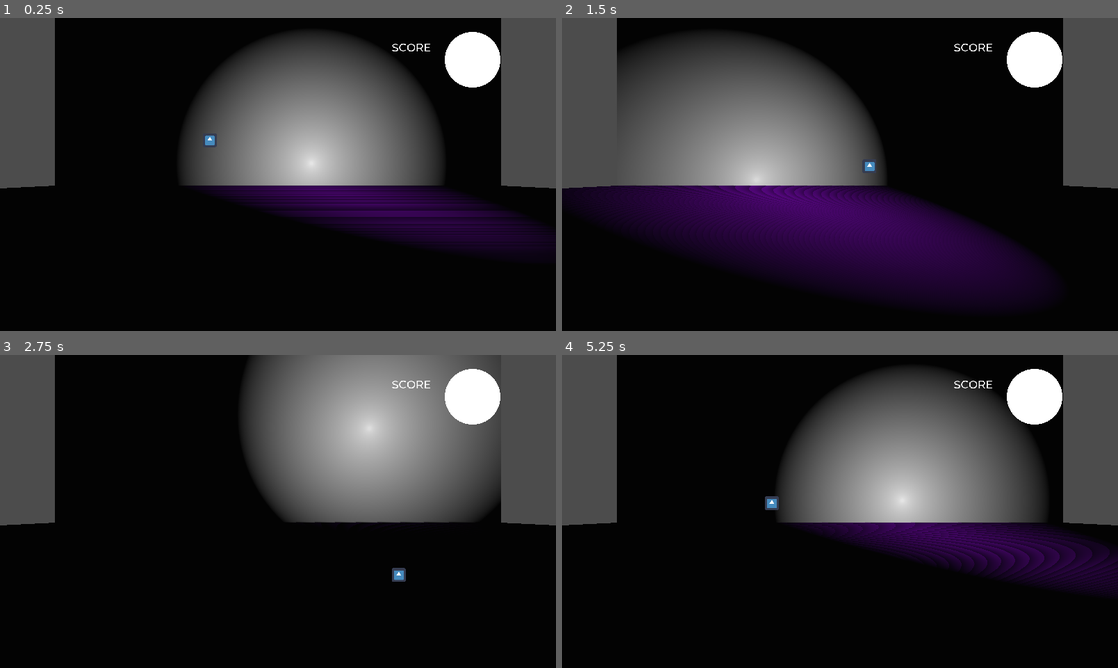
Above: before the commit, frames 1-4 (two rows, left to right).
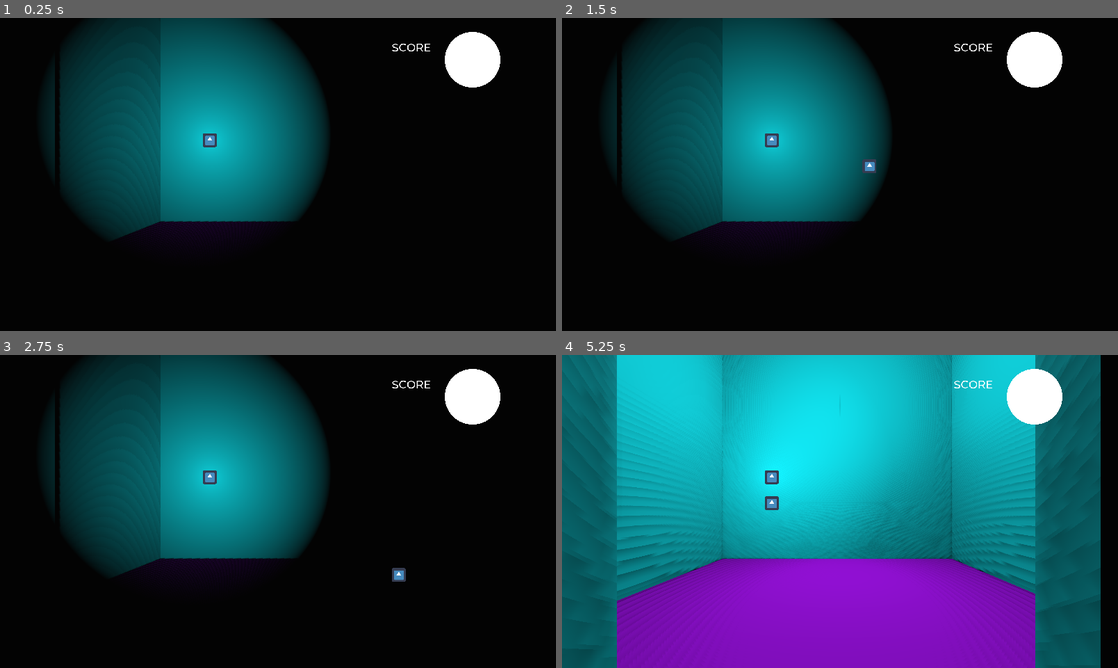
Above: after the commit, the same moments.

Repository: kjgilchrist/monsters-hate-ketchup
Game: Godot game, scene res://scenes/World.tscn
The game is run twice, just before and just after one commit, with the same random seed, the same clock (stepped at 60 frames per second) and the same inputs. The engine's default icon, where the game draws it, is replaced by a stand-in: a white triangle on a blue panel in a dark square.
Inputs (mouse positions are in pixels of both pictures, inside the frame that each line leads up to):
- Up to frame 1 (0.25 s): no input
- Up to frame 2 (1.5 s): tap Enter at 0.5 s; move the mouse to (962, 158) at 0.52 s; hold Right (ui_right) 0.53-1.28 s; hold L (test_toggle, bound only after the commit) 0.53-1.28 s; tap 1 at 0.8, 1.35 s; move the mouse to (728, 190) at 1.27 s; hold Down (ui_down) from 1.28 s (still down)
- Up to frame 3 (2.75 s): tap 2 at 1.55, 2.1 s; move the mouse to (333, 442) at 2.02 s; release Down (ui_down) at 2.03 s; hold Right (ui_right) from 2.03 s (still down); tap 3 at 2.3 s
- Up to frame 4 (5.25 s): move the mouse to (812, 574) at 2.77 s; release Right (ui_right) at 2.78 s; hold Up (ui_up) 2.78-3.53 s; tap 3 at 2.85 s; tap 4 at 3.05, 3.6 s; move the mouse to (1006, 558) at 3.52 s; hold Left (ui_left) 3.53-5.03 s; tap 5 at 3.8, 4.35 s; move the mouse to (673, 464) at 4.27 s; tap 6 at 4.55, 5.1 s; move the mouse to (867, 511) at 5.02 s; hold Down (ui_down) from 5.03 s (still down); hold L (test_toggle, bound only after the commit) from 5.03 s (still down)

The runs differ from the first frame. In frame 1, 55% of the frame differs, in the area x 0-100%, y 0-76%; in frame 2, 54%; in frame 3, 56%; in frame 4, 97%, in the area x 0-100%, y 0-100%.

Commit message:
Room instances, lights, action

Diff:
--- /dev/null
+++ b/MonstersHateKetchup/instances/room.tscn
@@ -0,0 +1,49 @@
+[gd_scene load_steps=6 format=2]
+
+[ext_resource path="res://scripts/RoomLight.gd" type="Script" id=1]
+[ext_resource path="res://instances/wall.tscn" type="PackedScene" id=3]
+
+[sub_resource type="SpatialMaterial" id=2]
+albedo_color = Color( 0.686275, 0, 1, 1 )
+
+[sub_resource type="PlaneMesh" id=3]
+
+[sub_resource type="BoxShape" id=4]
+extents = Vector3( 1, 0.0581309, 1 )
+
+[node name="Room" type="Spatial"]
+script = ExtResource( 1 )
+
+[node name="Floor" type="StaticBody" parent="."]
+
+[node name="MeshInstance" type="MeshInstance" parent="Floor"]
+transform = Transform( 8.5, 0, 0, 0, 1, 0, 0, 0, 10.5, 8.5, 0, 10.5 )
+material_override = SubResource( 2 )
+mesh = SubResource( 3 )
+
+[node name="CollisionShape" type="CollisionShape" parent="Floor"]
+transform = Transform( 20, 0, 0, 0, 1, 0, 0, 0, 20, 0, 0, 0 )
+shape = SubResource( 4 )
+
+[node name="Wall" parent="." instance=ExtResource( 3 )]
+transform = Transform( 0.4, 0, 0, 0, 1, 0, 0, 0, 1, 8, 0, 0.5 )
+
+[node name="Wall2" parent="." instance=ExtResource( 3 )]
+transform = Transform( -2.33856e-08, 0, 1, 0, 1, 0, -0.535, 0, -4.37114e-08, 16.5, 0, 10.8 )
+
+[node name="Wall3" parent="." instance=ExtResource( 3 )]
+transform = Transform( 0.4, 0, 0, 0, 1, 0, 0, 0, 1, 8, 0, 21 )
+
+[node name="Wall4" parent="." instance=ExtResource( 3 )]
+transform = Transform( -6.55671e-09, 0, 1, 0, 1, 0, -0.15, 0, -4.37114e-08, 0.5, 0, 4 )
+
+[node name="Wall5" parent="." instance=ExtResource( 3 )]
+transform = Transform( -6.55671e-09, 0, 1, 0, 1, 0, -0.15, 0, -4.37114e-08, 0.5, 0, 17.5 )
+
+[node name="OmniLight" type="OmniLight" parent="."]
+transform = Transform( 1, 0, 0, 0, 1, 0, 0, 0, 1, 8, 13, 11 )
+shadow_enabled = true
+omni_range = 30.0
+
+[node name="Camera" type="Camera" parent="."]
+transform = Transform( -4.37114e-08, 0, -1, 0, 1, 0, 1, 0, -4.37114e-08, -3, 3, 11 )
--- /dev/null
+++ b/MonstersHateKetchup/instances/wall.tscn
@@ -0,0 +1,20 @@
+[gd_scene load_steps=4 format=2]
+
+[sub_resource type="SpatialMaterial" id=7]
+albedo_color = Color( 0, 0.94902, 1, 1 )
+
+[sub_resource type="CubeMesh" id=5]
+
+[sub_resource type="BoxShape" id=6]
+
+[node name="Wall" type="StaticBody"]
+collision_mask = 0
+
+[node name="MeshInstance" type="MeshInstance" parent="."]
+transform = Transform( 20, 0, 0, 0, 10, 0, 0, 0, 0.5, 0, 10, 0 )
+material_override = SubResource( 7 )
+mesh = SubResource( 5 )
+
+[node name="CollisionShape" type="CollisionShape" parent="."]
+transform = Transform( 20, 0, 0, 0, 10, 0, 0, 0, 0.5, 0, 10, 0 )
+shape = SubResource( 6 )
--- a/MonstersHateKetchup/project.godot
+++ b/MonstersHateKetchup/project.godot
@@ -29,6 +29,61 @@
 "events": [ Object(InputEventMouseButton,"resource_local_to_scene":false,"resource_name":"","device":0,"alt":false,"shi …(212 unchanged characters)…
  ]
 }
+ketchup_move_right={
+"deadzone": 0.5,
+"events": [ Object(InputEventKey,"resource_local_to_scene":false,"resource_name":"","device":0,"alt":false,"shift":false,"control":false,"meta":false,"command":false,"pressed":false,"scancode":16777233,"physical_scancode":0,"unicode":0,"echo":false,"script":null)
+ ]
+}
+ketchup_move_left={
+"deadzone": 0.5,
+"events": [ Object(InputEventKey,"resource_local_to_scene":false,"resource_name":"","device":0,"alt":false,"shift":false,"control":false,"meta":false,"command":false,"pressed":false,"scancode":16777231,"physical_scancode":0,"unicode":0,"echo":false,"script":null)
+ ]
+}
+ketchup_move_up={
+"deadzone": 0.5,
+"events": [ Object(InputEventKey,"resource_local_to_scene":false,"resource_name":"","device":0,"alt":false,"shift":false,"control":false,"meta":false,"command":false,"pressed":false,"scancode":16777232,"physical_scancode":0,"unicode":0,"echo":false,"script":null)
+ ]
+}
+ketchup_move_down={
+"deadzone": 0.5,
+"events": [ Object(InputEventKey,"resource_local_to_scene":false,"resource_name":"","device":0,"alt":false,"shift":false,"control":false,"meta":false,"command":false,"pressed":false,"scancode":16777234,"physical_scancode":0,"unicode":0,"echo":false,"script":null)
+ ]
+}
+toast_move_right={
+"deadzone": 0.5,
+"events": [ Object(InputEventKey,"resource_local_to_scene":false,"resource_name":"","device":0,"alt":false,"shift":false,"control":false,"meta":false,"command":false,"pressed":false,"scancode":68,"physical_scancode":0,"unicode":0,"echo":false,"script":null)
+ ]
+}
+toast_move_left={
+"deadzone": 0.5,
+"events": [ Object(InputEventKey,"resource_local_to_scene":false,"resource_name":"","device":0,"alt":false,"shift":false,"control":false,"meta":false,"command":false,"pressed":false,"scancode":65,"physical_scancode":0,"unicode":0,"echo":false,"script":null)
+ ]
+}
+toast_move_up={
+"deadzone": 0.5,
+"events": [ Object(InputEventKey,"resource_local_to_scene":false,"resource_name":"","device":0,"alt":false,"shift":false,"control":false,"meta":false,"command":false,"pressed":false,"scancode":87,"physical_scancode":0,"unicode":0,"echo":false,"script":null)
+ ]
+}
+toast_move_down={
+"deadzone": 0.5,
+"events": [ Object(InputEventKey,"resource_local_to_scene":false,"resource_name":"","device":0,"alt":false,"shift":false,"control":false,"meta":false,"command":false,"pressed":false,"scancode":83,"physical_scancode":0,"unicode":0,"echo":false,"script":null)
+ ]
+}
+ketchup_action={
+"deadzone": 0.5,
+"events": [ Object(InputEventKey,"resource_local_to_scene":false,"resource_name":"","device":0,"alt":false,"shift":false,"control":false,"meta":false,"command":false,"pressed":false,"scancode":16777221,"physical_scancode":0,"unicode":0,"echo":false,"script":null)
+ ]
+}
+toast_action={
+"deadzone": 0.5,
+"events": [ Object(InputEventKey,"resource_local_to_scene":false,"resource_name":"","device":0,"alt":false,"shift":false,"control":false,"meta":false,"command":false,"pressed":false,"scancode":32,"physical_scancode":0,"unicode":0,"echo":false,"script":null)
+ ]
+}
+test_toggle={
+"deadzone": 0.5,
+"events": [ Object(InputEventKey,"resource_local_to_scene":false,"resource_name":"","device":0,"alt":false,"shift":false,"control":false,"meta":false,"command":false,"pressed":false,"scancode":76,"physical_scancode":0,"unicode":0,"echo":false,"script":null)
+ ]
+}
 
 [layer_names]
 
--- a/MonstersHateKetchup/scenes/HUD.tscn
+++ b/MonstersHateKetchup/scenes/HUD.tscn
@@ -1,8 +1,9 @@
-[gd_scene load_steps=9 format=2]
+[gd_scene load_steps=10 format=2]
 
 [ext_resource path="res://fonts/Montserrat-Medium.ttf" type="DynamicFontData" id=1]
-[ext_resource path="res://scenes/Player.tscn" type="PackedScene" id=2]
+[ext_resource path="res://scenes/Ketchup.tscn" type="PackedScene" id=2]
 [ext_resource path="res://scripts/Portal.gd" type="Script" id=3]
+[ext_resource path="res://scenes/Toaster.tscn" type="PackedScene" id=4]
 
 [sub_resource type="RectangleShape2D" id=1]
 extents = Vector2( 48, 360 )
@@ -66,5 +67,8 @@
 align = 2
 valign = 1
 
-[node name="Player" parent="." instance=ExtResource( 2 )]
+[node name="Ketchup" parent="." instance=ExtResource( 2 )]
 collision_mask = 8
+move_down = "ketchup_move_down"
+
+[node name="Toaster" parent="." instance=ExtResource( 4 )]
--- /dev/null
+++ b/MonstersHateKetchup/scenes/Ketchup.tscn
@@ -0,0 +1,27 @@
+[gd_scene load_steps=4 format=2]
+
+[ext_resource path="res://assets/2D/icon.png" type="Texture" id=1]
+[ext_resource path="res://scripts/Player.gd" type="Script" id=2]
+
+[sub_resource type="CircleShape2D" id=1]
+radius = 18.0
+
+[node name="Player" type="KinematicBody2D"]
+position = Vector2( 483, 281 )
+collision_layer = 2
+collision_mask = 4
+script = ExtResource( 2 )
+__meta__ = {
+"_edit_group_": true
+}
+move_right = "ketchup_move_right"
+move_left = "ketchup_move_left"
+move_up = "ketchup_move_up"
+move_down = null
+
+[node name="Sprite" type="Sprite" parent="."]
+scale = Vector2( 0.5, 0.5 )
+texture = ExtResource( 1 )
+
+[node name="CollisionShape2D" type="CollisionShape2D" parent="."]
+shape = SubResource( 1 )
--- a/MonstersHateKetchup/scenes/Player.tscn
+++ b/MonstersHateKetchup/scenes/Toaster.tscn
@@ -14,6 +14,10 @@
 __meta__ = {
 "_edit_group_": true
 }
+move_right = "toast_move_right"
+move_left = "toast_move_left"
+move_up = "toast_move_up"
+move_down = "toast_move_down"
 
 [node name="Sprite" type="Sprite" parent="."]
 scale = Vector2( 0.5, 0.5 )
--- a/MonstersHateKetchup/scenes/World.tscn
+++ b/MonstersHateKetchup/scenes/World.tscn
@@ -2,6 +2,7 @@
 
 [ext_resource path="res://scenes/HUD.tscn" type="PackedScene" id=1]
 [ext_resource path="res://scripts/World.gd" type="Script" id=2]
+[ext_resource path="res://instances/room.tscn" type="PackedScene" id=3]
 
 [sub_resource type="Environment" id=1]
 
@@ -13,11 +14,9 @@
 [sub_resource type="BoxShape" id=4]
 extents = Vector3( 1, 0.0581309, 1 )
 
-[sub_resource type="CubeMesh" id=5]
+[sub_resource type="PrismMesh" id=5]
 
-[sub_resource type="BoxShape" id=6]
-
-[node name="Spatial" type="Spatial"]
+[node name="World" type="Spatial"]
 script = ExtResource( 2 )
 
 [node name="WorldEnvironment" type="WorldEnvironment" parent="."]
@@ -25,12 +24,22 @@
 
 [node name="HUD" parent="." instance=ExtResource( 1 )]
 
-[node name="CameraNode" type="Spatial" parent="."]
+[node name="PlayerNode" type="Spatial" parent="."]
+transform = Transform( -4.37114e-08, 0, -1, 0, 1, 0, 1, 0, -4.37114e-08, 1, 2, 0 )
 
-[node name="Camera" type="Camera" parent="CameraNode"]
+[node name="Camera" type="Camera" parent="PlayerNode"]
 transform = Transform( 1, 0, 0, 0, 1, 0, 0, 0, 1, 0, 1, 0 )
 
+[node name="SpotLight" type="SpotLight" parent="PlayerNode"]
+transform = Transform( 1, 0, 0, 0, 1, 0, 0, 0, 1, 0, 1, 0 )
+shadow_enabled = true
+spot_range = 40.0
+spot_attenuation = 0.1
+spot_angle = 30.0
+spot_angle_attenuation = 0.2
+
 [node name="Floor" type="StaticBody" parent="."]
+transform = Transform( 0.25, 0, 0, 0, 1, 0, 0, 0, 1.08, -1, 0, 0 )
 
 [node name="MeshInstance" type="MeshInstance" parent="Floor"]
 transform = Transform( 20, 0, 0, 0, 1, 0, 0, 0, 20, 0, 0, 0 )
@@ -41,20 +50,24 @@
 transform = Transform( 20, 0, 0, 0, 1, 0, 0, 0, 20, 0, 0, 0 )
 shape = SubResource( 4 )
 
-[node name="SpotLight" type="SpotLight" parent="."]
-transform = Transform( 1, 0, 0, 0, 1, 0, 0, 0, 1, 3, 2, 1 )
-shadow_enabled = true
-spot_range = 40.0
-spot_attenuation = 0.1
-spot_angle = 30.0
-spot_angle_attenuation = 0.2
+[node name="Room1" parent="." instance=ExtResource( 3 )]
+transform = Transform( 1, 0, 0, 0, 1, 0, 0, 0, 1, 4, 0, -21.5 )
 
-[node name="Walls" type="StaticBody" parent="."]
+[node name="Room2" parent="." instance=ExtResource( 3 )]
+transform = Transform( 1, 0, 0, 0, 1, 0, 0, 0, 1, 4, 0, 0 )
 
-[node name="MeshInstance" type="MeshInstance" parent="Walls"]
-transform = Transform( 20, 0, 0, 0, 10, 0, 0, 0, 0.5, 0, 10, -20.5 )
+[node name="Room3" parent="." instance=ExtResource( 3 )]
+transform = Transform( -4.37114e-08, 0, -1, 0, 1, 0, 1, 0, -4.37114e-08, 10, 0, 21.5 )
+
+[node name="Room4" parent="." instance=ExtResource( 3 )]
+transform = Transform( -1, 0, -8.74228e-08, 0, 1, 0, 8.74228e-08, 0, -1, -6, 0, 21.5 )
+
+[node name="Room5" parent="." instance=ExtResource( 3 )]
+transform = Transform( -1, 0, -8.74228e-08, 0, 1, 0, 8.74228e-08, 0, -1, -6, 0, 0 )
+
+[node name="Room6" parent="." instance=ExtResource( 3 )]
+transform = Transform( -4.37114e-08, 0, 1, 0, 1, 0, -1, 0, -4.37114e-08, -12, 0, -21.5 )
+
+[node name="MeshInstance" type="MeshInstance" parent="."]
+transform = Transform( 0.5, 0, 0.866025, 0, 1, 0, -0.866025, 0, 0.5, 13, 1, 11 )
 mesh = SubResource( 5 )
-
-[node name="CollisionShape" type="CollisionShape" parent="Walls"]
-transform = Transform( 20, 0, 0, 0, 10, 0, 0, 0, 0.5, 0, 10, -20.5 )
-shape = SubResource( 6 )
--- a/MonstersHateKetchup/scripts/Player.gd
+++ b/MonstersHateKetchup/scripts/Player.gd
@@ -1,4 +1,9 @@
 extends KinematicBody2D
+
+export var move_right = "ui_right"
+export var move_left = "ui_left"
+export var move_up = "ui_up"
+export var move_down = "ui_down"
 
 export var speed = 300
 var screen_size
@@ -8,14 +13,14 @@
 
 func _process(delta):
 	var velocity = Vector2.ZERO # Player's movement vector.
-	if Input.is_action_pressed("ui_right"):
+	if Input.is_action_pressed(move_right):
 		velocity.x += 1
-	if Input.is_action_pressed("ui_left"):
+	if Input.is_action_pressed(move_left):
 		velocity.x -= 1
-	if Input.is_action_pressed("ui_down"):
+	if Input.is_action_pressed(move_up):
+		velocity.y -= 1
+	if Input.is_action_pressed(move_down):
 		velocity.y += 1
-	if Input.is_action_pressed("ui_up"):
-		velocity.y -= 1
 
 	if velocity.length() > 0:
 		velocity = velocity.normalized() * speed
--- /dev/null
+++ b/MonstersHateKetchup/scripts/RoomLight.gd
@@ -0,0 +1,12 @@
+extends Spatial
+
+export (String) var switch = "off"
+
+func _ready():
+	pass
+
+func _process(_delta):
+	if switch == "on":
+		$OmniLight.show()
+	else:
+		$OmniLight.hide()
--- a/MonstersHateKetchup/scripts/SpotLight.gd
+++ /dev/null
@@ -1,5 +0,0 @@
-extends Node
-
-
-func _ready():
-	pass
--- a/MonstersHateKetchup/scripts/World.gd
+++ b/MonstersHateKetchup/scripts/World.gd
@@ -1,20 +1,48 @@
 extends Spatial
+
+onready var light_node = get_node("Room1")  # The path in the tree, not the file system.
+onready var start_camera = get_node("Room1/Camera")
+var current_camera = start_camera
+var current_room_number = 1
 
 func _ready():
 	Input.set_mouse_mode(Input.MOUSE_MODE_CONFINED)
+	$PlayerNode.transform = start_camera.get_camera_transform()
 
 func _process(_delta):
-	pass
+	$PlayerNode/SpotLight.look_at(ScreenPointToRay(), Vector3.UP)
 
 func _input(event):
+	# Change Camera keys
+	if event is InputEventKey and event.pressed:
+		if event.scancode == KEY_1:
+			ChangeCurrentCamera(1)
+			print("Switched to Camera 1")
+		if event.scancode == KEY_2:
+			print("Switched to Camera 2")
+			ChangeCurrentCamera(2)
+		if event.scancode == KEY_3:
+			print("Switched to Camera 3")
+			ChangeCurrentCamera(3)
+		if event.scancode == KEY_4:
+			print("Switched to Camera 4")
+			ChangeCurrentCamera(4)
+		if event.scancode == KEY_5:
+			print("Switched to Camera 5")
+			ChangeCurrentCamera(5)
+		if event.scancode == KEY_6:
+			print("Switched to Camera 6")
+			ChangeCurrentCamera(6)
+	# Switch Room light on and off in-game
+	if Input.is_action_pressed("test_toggle"):
+		SwitchCurrentRoomLight()
 	# If currently constrained to window and non-visible.
 	if Input.get_mouse_mode() == Input.MOUSE_MODE_CAPTURED or Input.get_mouse_mode() == Input.MOUSE_MODE_CONFINED:
 		# Hit ESC to exit window.
 		if event.is_action_pressed("ui_cancel"):
 			Input.set_mouse_mode(Input.MOUSE_MODE_VISIBLE)
-		# Player is within window and moving mouse.
-		if event is InputEventMouseMotion:
-			$SpotLight.look_at(ScreenPointToRay(), Vector3.UP)
+		# If player is actively moving mouse in game window.
+		#if event is InputEventMouseMotion:
 	if event.is_action_pressed("click"):
 			if Input.get_mouse_mode() == Input.MOUSE_MODE_VISIBLE:
 				Input.set_mouse_mode(Input.MOUSE_MODE_CONFINED)
@@ -22,12 +50,25 @@
 
 func ScreenPointToRay():
 	var spaceState = get_world().direct_space_state
-	var mousePos = get_viewport().get_mouse_position()
-	var camera = $CameraNode/Camera
-	var rayOrigin = camera.project_ray_origin(mousePos)
-	var rayEnd = rayOrigin + camera.project_ray_normal(mousePos) * 2000
+	var toastPos = $HUD/Toaster.get_position()
+	#var mousePos = get_viewport().get_mouse_position()
+	var camera = $PlayerNode/Camera
+	var rayOrigin = camera.project_ray_origin(toastPos)
+	var rayEnd = rayOrigin + camera.project_ray_normal(toastPos) * 2000
 	var rayArray = spaceState.intersect_ray(rayOrigin, rayEnd)
 	if rayArray:
 		return rayEnd
 	print("Error: Dictionary empty")
 	return Vector3()
+
+func ChangeCurrentCamera(x):
+	current_room_number = x
+	var new_camera = get_node("Room" + str(x) + "/Camera")
+	$PlayerNode.transform = new_camera.get_camera_transform()
+
+func SwitchCurrentRoomLight():
+	var current_light = get_node("Room" + str(current_room_number))
+	if current_light.switch == "on":
+		current_light.switch = "off"
+	else:
+		current_light.switch = "on"
Renamed: MonstersHateKetchup/rooms/room_template.tscn -> MonstersHateKetchup/instances/room_template.tscn
